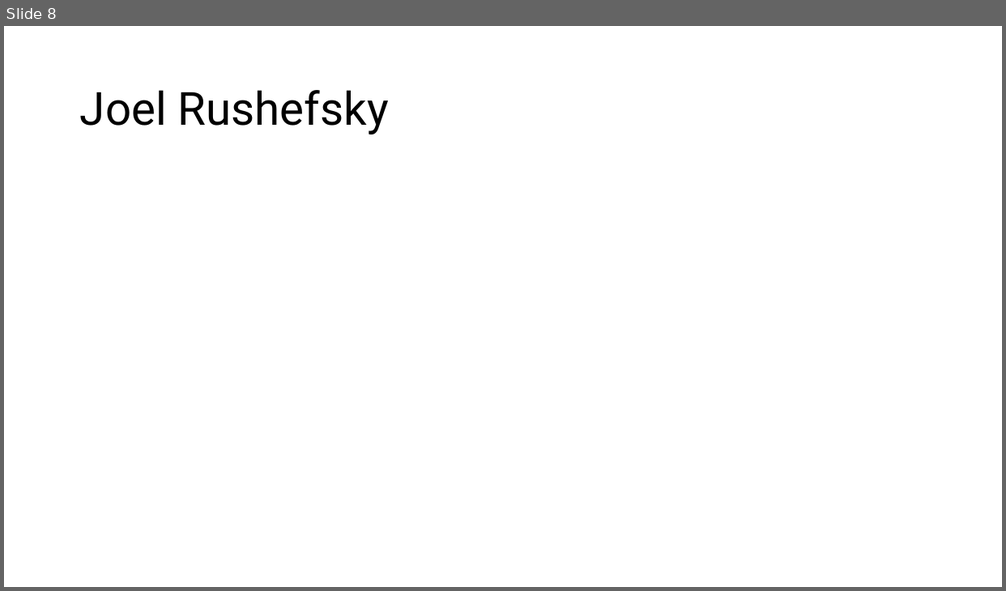
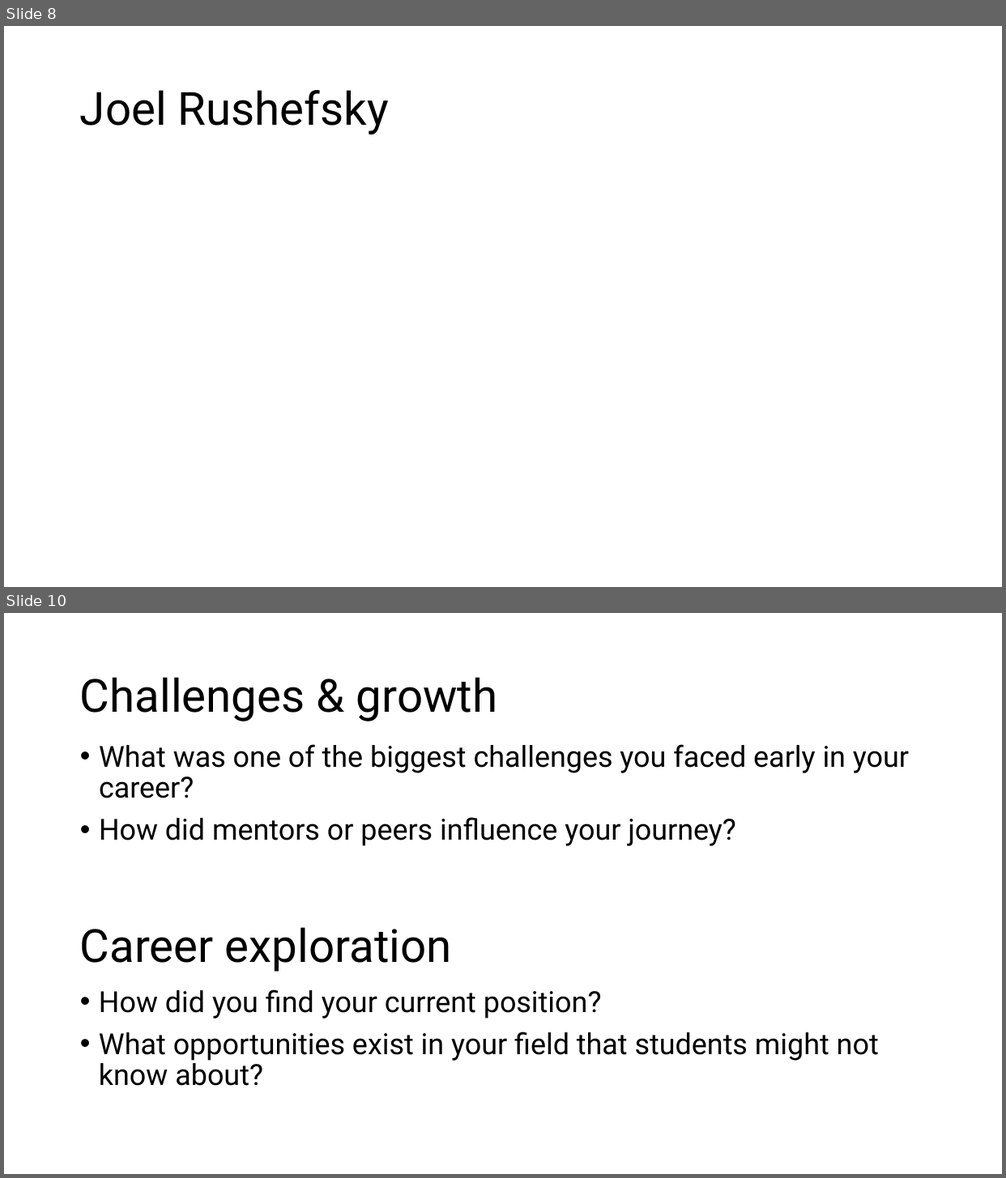
Before and after one commit to mjhemmerlein/MtBlueSky-Workshop-2026, a slide deck: Workshop-Sessions/Paths-to-Science/Paths-to-Science.pptx. Shown one above the other, each under a label of ours: slide 8 before the commit, slides 8 and 10 after it; the slides between them are not shown. The pictures are 1006x591 and 1006x1178 pixels, drawn with LibreOffice and Linux fonts; fonts in the diff are those of the drawing. Boxes give left, top, right and bottom in pixels: in the first picture for what was removed or moved away, otherwise in the second. Text is boxed around its words. In the diff, an @@ line names an element or a change of style, - is before the commit and + after.

```diff
--- a/Workshop-Sessions/Paths-to-Science/Paths-to-Science.pptx
+++ b/Workshop-Sessions/Paths-to-Science/Paths-to-Science.pptx
@@ slide 10 added at (4,613,1002,1174), background #FFFFFF @@
@@ title added at (80,677,497,722), 44 pt, text #000000 @@
+Challenges & growth
@@ text added at (99,744,909,846), 28 pt, text #000000 @@
+• What was one of the biggest challenges you faced early in your career?
+• How did mentors or peers influence your journey?
@@ text added at (80,927,452,972), 44 pt, text #000000 @@
+Career exploration
@@ text added at (99,990,879,1086), 28 pt, text #000000 @@
+• How did you find your current position?
+• What opportunities exist in your field that students might not know about?
```
Also in this commit, not shown: 2 slides changed, 1 other slide added, 1 slide removed.
